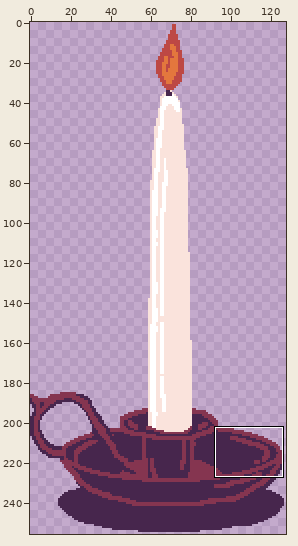
Pixel-art file -- lockdeck/assets/countdown/countdown.aseprite. Above: a wide view before the commit, with the close-up outlined.
Close-up. Before the commit:
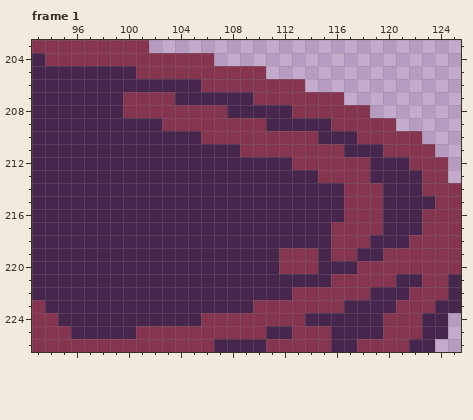
128x256 pixels, 4 frames. Shown: frame 1: x 93..125, y 203..226.
Now the later version:
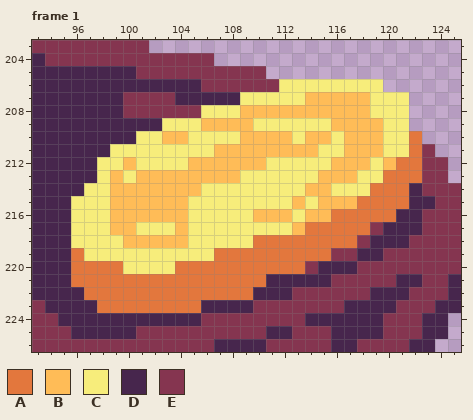
Palette (. is transparent): A #e3773d  B #ffbc57  C #f7ed7b  D #47264d  E #853550
Changes in this commit:
layer "coin shade" added
layer "coin base" added
layer "coin highlight" added
Frame 1, layers "coin highlight", "coin base", "coin shade":
y 206: x 112..119 EE...... -> CCCCCCCC
y 207: x 109..121 DEEEEEEE..... -> CCCCCBBBBBCCC
y 208: x 106..121 EEDDDDDEEEEEE... -> CCCBBBBBBBBBBCCC
y 209: x 103..121 EEEEEEEEDDDDDEEEEE. -> CCCBBBBCCCCCCBBBBCC
y 210: x 101..122 DDDDDEEEEEEEEEDDDEEEEE -> CCBBCCCCBBBBCBBCBBBCCA
y 211: x 99..122 DDDDDDDDDDEEEEEEEEDDDEEE -> CCCCCCCCBBBBBBBBCCBBBCCA
y 212: x 98..122 DDDDDDDDDDDDDDDEEEEEEDDDE -> CCBCCCCBBBBBBCCCCCBBBCBAA
y 213: x 98..122 DDDDDDDDDDDDDDDDDEEEEDDDD -> CBCBBBBBBBBCCCCCCBBBCCAAA
y 214: x 97..121 DDDDDDDDDDDDDDDDDDDDEEEDD -> CCBBBBBBBCCCCCCCCBBCCCAAA
y 215: x 96..121 DDDDDDDDDDDDDDDDDDDDDEEEDD -> CCCBBBBBBCCCCCCCCBCBBBAAAA
y 216: x 96..120 DDDDDDDDDDDDDDDDDDDDDEEED -> CCCBBBBBBCCCCCBBBCBBAAAAA
y 217: x 96..118 DDDDDDDDDDDDDDDDDDDDEEE -> CCCBBCCCBCCCCCCCCBAAAAA
y 218: x 96..117 DDDDDDDDDDDDDDDDDDDDEE -> CCCCBBBBBCCCCCAAAAAAAA
y 219: x 96..115 DDDDDDDDDDDDDDDDEEED -> ACCCCCCCCCCAAAAAAAAA
y 220: x 96..113 DDDDDDDDDDDDDDDDEE -> AAAACCCCAAAAAAAAAA
y 221: x 96..110 DDDDDDDDDDDDDDD -> AAAAAAAAAAAAAAA
y 222: x 97..109 DDDDDDDDDDDDD -> AAAAAAAAAAAAA
y 223: x 98..105 DDDDDDDD -> AAAAAAAA
Changed places in both close-ups, as pixel boxes (x1, y1, x2, y2):
changed: (71, 79, 422, 313)
